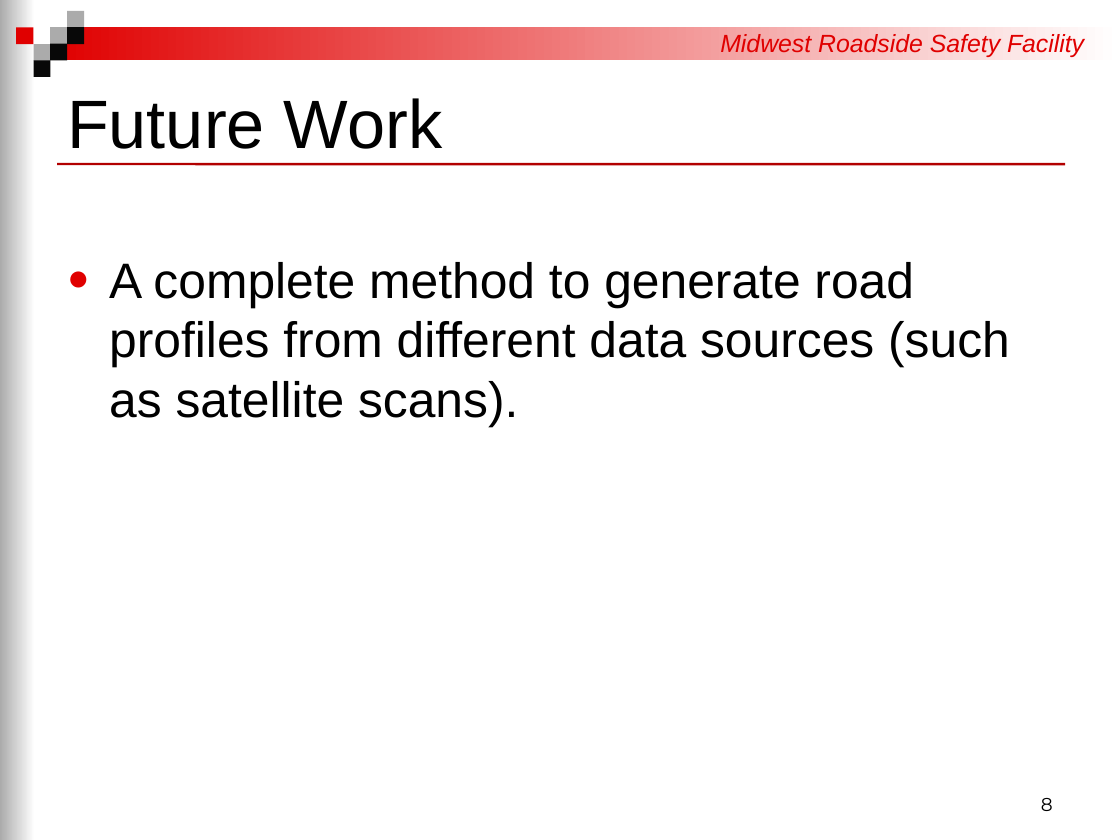
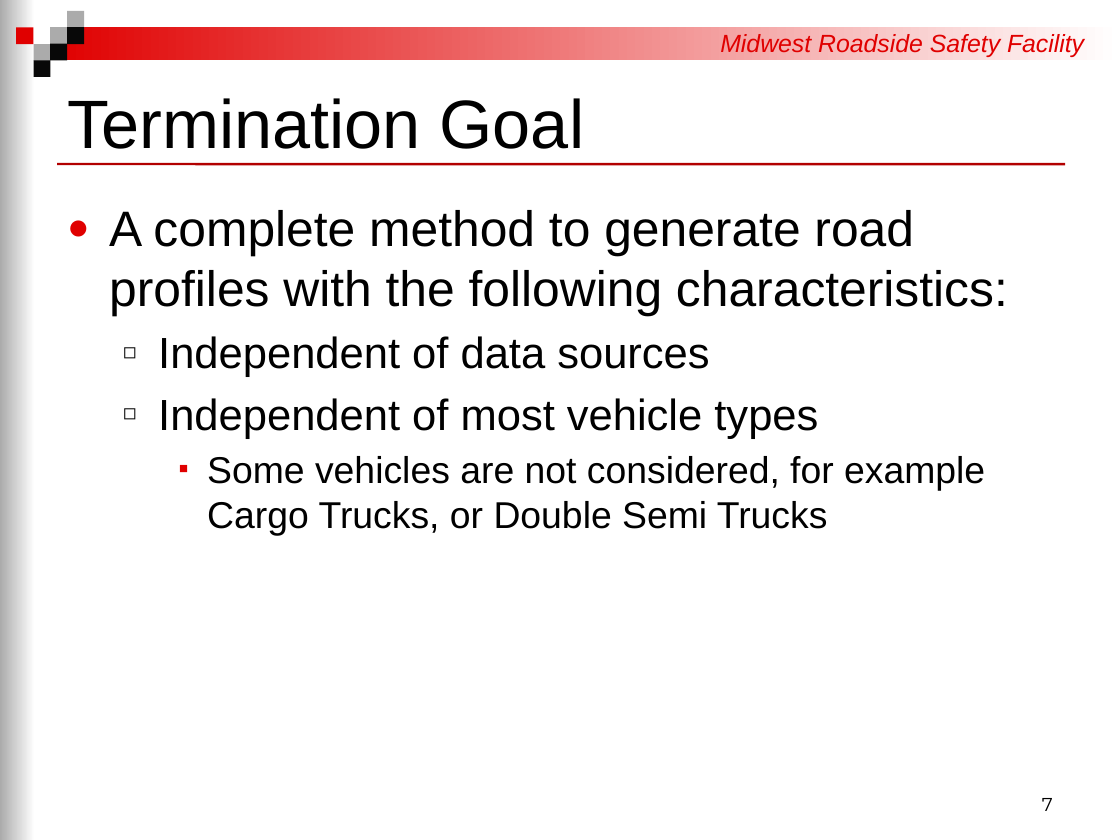
Before and after one commit to RickJacome/CurriculumVitae, a slide deck: slide 7 of files/Doctoral Stuff/Basic Research.pptx (slide 8 before the commit). Drawn at 1120x840 pixels with LibreOffice and Linux fonts; fonts in the diff are those of the drawing; background and template pictures are left out. Boxes give left, top, right and bottom in pixels: in the first picture for what was removed or moved away, otherwise in the second. Text is boxed around its words. In the diff, an @@ line names an element or a change of style, - is before the commit and + after.

```diff
--- a/files/Doctoral Stuff/Basic Research.pptx
+++ b/files/Doctoral Stuff/Basic Research.pptx
@@ title at (67, 98, 584, 149): text changed @@
-Future Work
+Termination Goal
@@ text at (109, 210, 1008, 536): text changed @@
-● A complete method to generate road profiles from different data sources (such as satellite scans).
+● A complete method to generate road profiles with the following characteristics:
+  ◻ Independent of data sources
+  ◻ Independent of most vehicle types
+    ■ Some vehicles are not considered, for example Cargo Trucks, or Double Semi Trucks
@@ page number at (1042, 798, 1053, 811): text changed @@
-8
+7
```
Also in this commit, not shown: 3 other slides changed, 3 slides added, 2 slides removed.
